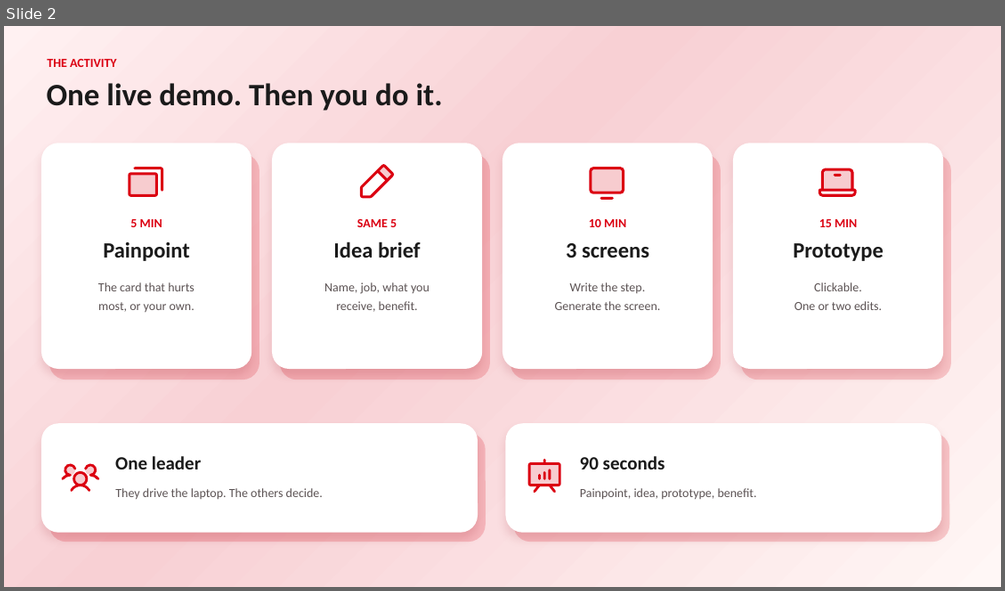
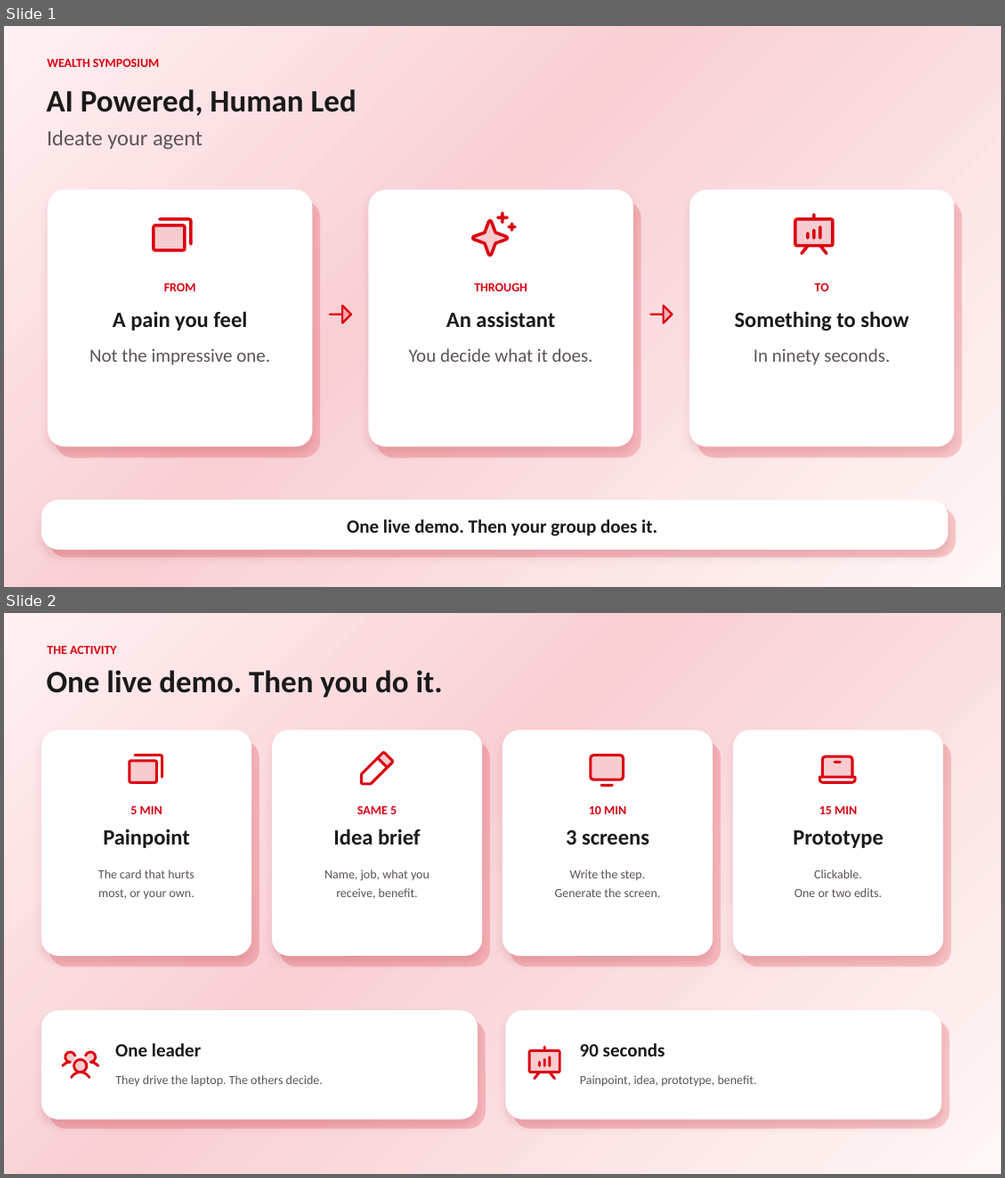
Before and after one commit to sync710n/wealthsymposium26, a slide deck: docs/Wealth-Symposium-Activity.pptx. Shown one above the other, each under a label of ours: slide 2 before the commit, slides 1 and 2 after it. The pictures are 1005x591 and 1005x1178 pixels, drawn with LibreOffice and Linux fonts; fonts in the diff are those of the drawing. Boxes give left, top, right and bottom in pixels: in the first picture for what was removed or moved away, otherwise in the second. Text is boxed around its words. In the diff, an @@ line names an element or a change of style, - is before the commit and + after.

```diff
--- a/docs/Wealth-Symposium-Activity.pptx
+++ b/docs/Wealth-Symposium-Activity.pptx
@@ slide 1 added at <box>4,26,1001,587</box>, background gradient #FFF1F2 to #F8D0D4 to #FFF7F6 @@
@@ text added at <box>47,59,159,67</box>, 12 pt, text #DB0011, bold @@
+WEALTH SYMPOSIUM
@@ text added at <box>47,89,356,116</box>, 30 pt, text #1A1A1A, bold @@
+AI Powered, Human Led
@@ text added at <box>47,130,202,149</box>, 21 pt, text #5C5354 @@
+Ideate your agent
@@ group added at <box>48,190,962,458</box>: 10 freeform shapes, 9 texts, 6 rounded rectangles @@
+FROM
+A pain you feel
+Not the impressive one.
+THROUGH
+An assistant
+You decide what it does.
+TO
+Something to show
+In ninety seconds.
@@ rounded rectangle added at <box>41,499,947,549</box>, fill #FFFFFF @@
@@ rounded rectangle added at <box>48,507,955,557</box>, fill #DB0011 at 18% opacity @@
@@ text added at <box>347,519,657,536</box>, 18 pt, text #1A1A1A, bold @@
+One live demo. Then your group does it.
```
Also in this commit, not shown: 1 slide removed.
